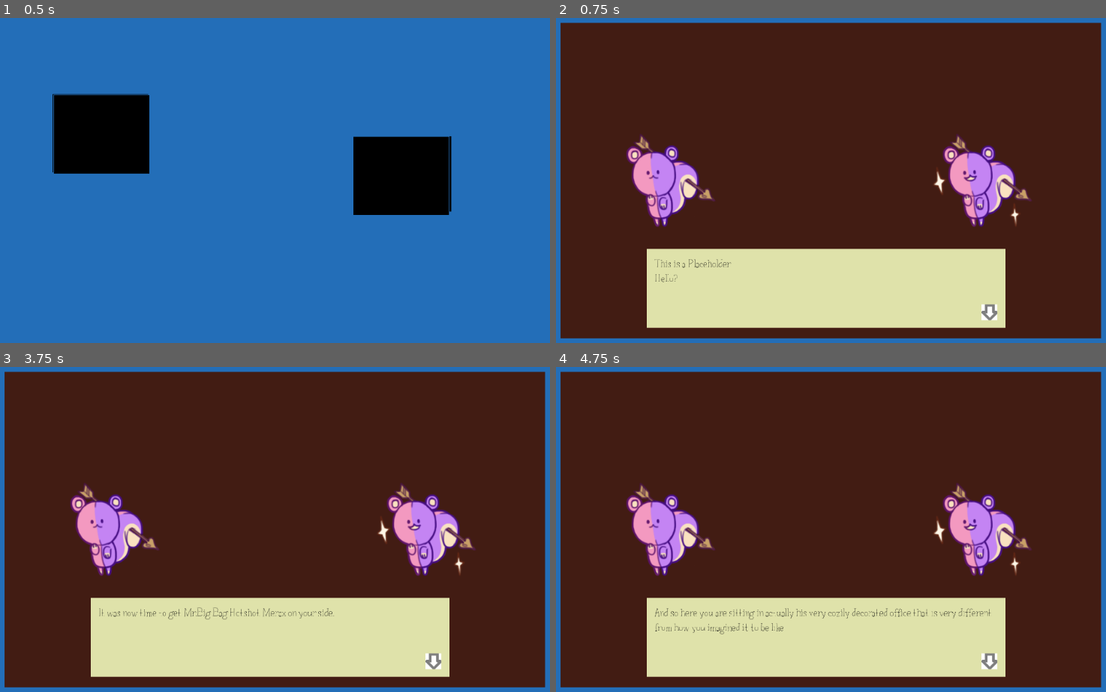
Above: before the commit, frames 1-4 (two rows, left to right).
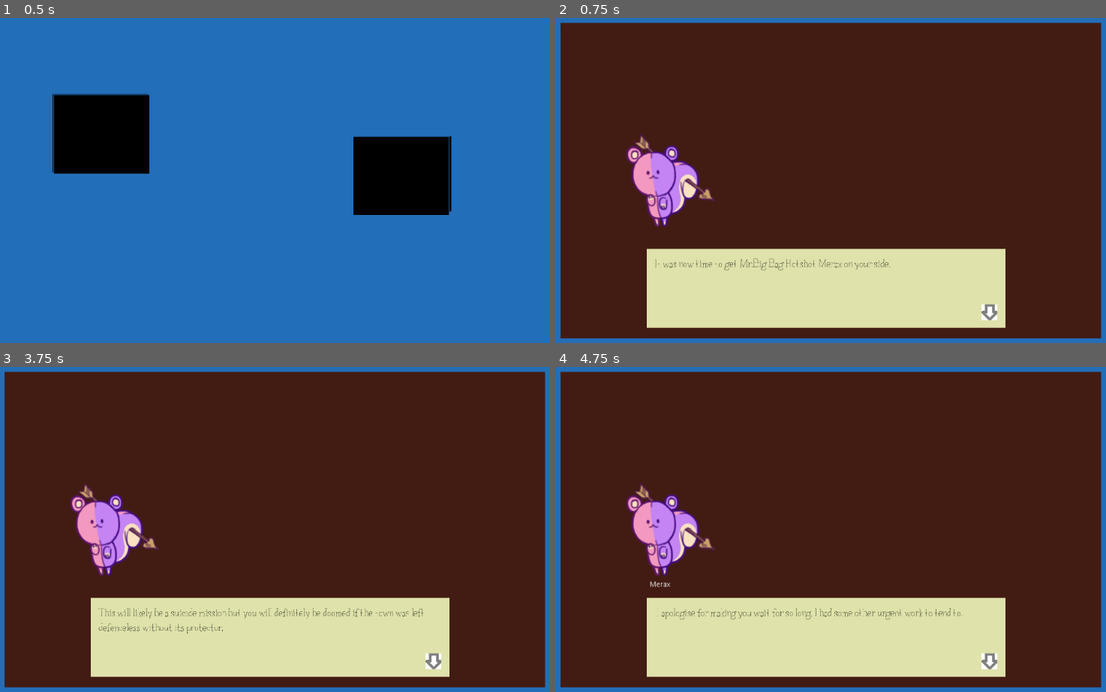
Above: after the commit, the same moments.

Repository: Otwald/WwstH
Game: Godot game, scene res://Root.tscn
Same seed, same stepped clock (60 frames per second), same inputs: the game is played once before the commit and once after it.
Inputs (mouse positions are in pixels of both pictures, inside the frame that each line leads up to):
- Up to frame 1 (0.5 s): no input
- Up to frame 2 (0.75 s): click (655, 135) at 0.5 s
- Up to frame 3 (3.75 s): click (401, 523) at 1.25 s; click (401, 523) at 2 s; click (401, 523) at 2.75 s; tap Enter (ui_accept) at 3.5 s
- Up to frame 4 (4.75 s): tap Enter (ui_accept) at 3.77, 4.25, 4.52 s

Frame 1 is identical in both runs. In frame 2, 2.7% of the frame differs, in the area x 17-87%, y 35-82%; in frame 3, 3.0%; in frame 4, 3.1%, in the area x 17-87%, y 35-83%.

Commit message:
moved scene function to parent class and added way to display speaker name

Diff:
--- a/Character/Merax/Merax.tscn
+++ b/Character/Merax/Merax.tscn
@@ -1,8 +1,5 @@
-[gd_scene load_steps=2 format=2]
-
-[ext_resource path="res://Asset/Character/Manager/Manager_Succeed.png" type="Texture" id=1]
+[gd_scene format=2]
 
 [node name="Merax" type="Node2D"]
 
 [node name="Sprite" type="Sprite" parent="."]
-texture = ExtResource( 1 )
--- a/DialogBox/Dialog.gd
+++ b/DialogBox/Dialog.gd
@@ -5,6 +5,7 @@
 onready var spawns : Array = [$Spawn1.transform, $Spawn2.transform, $Spawn3.transform, $Spawn4.transform];
 onready var text_box : RichTextLabel = $DialogBox/Text;
 onready var choice_box : VBoxContainer = $Choice/Container;
+onready var speaker_box : RichTextLabel = $SpeakerBox/Text;
 
 
 ##TODO remake charakter spawn to fit a json format
@@ -23,15 +24,11 @@
 
 
 func say(text : String):
-	# text_box.scroll_following= true;
-	print(text.length())
-	# text.
 	text_box.text = "";
-	print(text_box.rect_clip_content)
 	text_box.add_text(text);
-	print(text_box.rect_clip_content)
-	# print(text_box.get_content_height())
 
+func set_speaker(content : String)->void:
+	speaker_box.text = content;
 
 func build_choice(line : Dictionary):
 	var counter = 1
@@ -42,7 +39,6 @@
 		counter += 1
 
 func on_choice_found(choice : Dictionary):
-	print(choice)
 	get_parent().on_jump(choice.jump)
 	var to_kill = choice_box.get_children()
 	for node in to_kill:
--- a/DialogBox/Dialog.tscn
+++ b/DialogBox/Dialog.tscn
@@ -92,6 +92,27 @@
 [node name="AnimationPlayer" type="AnimationPlayer" parent="DialogBox/DialogPointer"]
 anims/IDLE = SubResource( 2 )
 
+[node name="SpeakerBox" type="Control" parent="."]
+anchor_left = 0.163
+anchor_top = 0.641
+anchor_right = 0.163
+anchor_bottom = 0.641
+margin_left = 2.088
+margin_top = 13.4
+margin_right = 99.088
+margin_bottom = 35.4
+__meta__ = {
+"_edit_group_": true,
+"_edit_use_anchors_": false
+}
+
+[node name="Text" type="RichTextLabel" parent="SpeakerBox"]
+margin_right = 94.0
+margin_bottom = 29.0
+bbcode_enabled = true
+bbcode_text = "PlaceHolder"
+text = "PlaceHolder"
+
 [node name="Choice" type="Control" parent="."]
 anchor_left = 0.387
 anchor_top = 0.204
--- a/Scene.gd
+++ b/Scene.gd
@@ -4,6 +4,9 @@
 var count : int = 1;
 var progress :bool = false
 var content : Dictionary;
+var character : Dictionary;
+
+onready var root : Node = get_parent()
 
 func _process(_delta):
 	progress = Input.is_action_just_pressed("ui_accept");
@@ -13,7 +16,7 @@
 func play_scene():
 	var line = content[str(count)];
 	if line.is_line:
-		$Dialog.say(line.body);
+		on_say(line.body, line.speaker, line.mood);
 		if line.has('jump'):
 			count = line.jump -1
 	else:
@@ -21,6 +24,11 @@
 	count += 1;
 	progress = false
 
+func on_say(body : String, speaker : String, mood : String) ->void:
+	$Dialog.set_speaker(speaker)
+	if speaker != "":
+		var chara = character[speaker]
+	$Dialog.say(body)
 
 func build_scene(scene)-> Array:
 	var scene_content : Dictionary = load_json(scene);
@@ -48,6 +56,7 @@
 	file.close()
 	return dict
 
-func on_jump(to_jump : int):
+#used to jump to a specific line in a scene dict
+func on_jump(to_jump : int)->void:
 	count = to_jump
 	play_scene()
--- a/Scene1/Scene1.gd
+++ b/Scene1/Scene1.gd
@@ -3,10 +3,6 @@
 
 var manager : Node2D;
 var merax : Node2D;
-
-var chars : Array;
-onready var root : Node = get_parent()
-
 
 
 # Called when the node enters the scene tree for the first time.
@@ -18,3 +14,5 @@
 	merax = loaded_chars[1];
 	manager.visible = true;
 	merax.visible = true;
+	character = {"Merax" : merax, "Manager" : manager}
+	play_scene()
--- a/Scene1/scene1.json
+++ b/Scene1/scene1.json
@@ -80,7 +80,7 @@
     },
     "10": {
       "is_line": true,
-      "speaker": "MC",
+      "speaker": "Manager",
       "mood": "",
       "body": " You get paid for doing this?\n"
     },
@@ -104,7 +104,7 @@
     },
     "14": {
       "is_line": true,
-      "speaker": "MC",
+      "speaker": "Manager",
       "mood": "",
       "body": " I see\u2026\n"
     },
@@ -129,7 +129,7 @@
     },
     "18": {
       "is_line": true,
-      "speaker": "MC",
+      "speaker": "Manager",
       "mood": "",
       "body": " Cookies?\n"
     },
@@ -166,7 +166,7 @@
     },
     "24": {
       "is_line": true,
-      "speaker": "MC",
+      "speaker": "Manager",
       "mood": "",
       "body": " Are you serious?\n"
     },
@@ -185,13 +185,13 @@
     },
     "27": {
       "is_line": true,
-      "speaker": "MC",
+      "speaker": "Manager",
       "mood": "",
       "body": " \"Why would he prepare cookies for me?\"\n"
     },
     "28": {
       "is_line": true,
-      "speaker": "MC",
+      "speaker": "Manager",
       "mood": "",
       "body": " \"I'm his enemy. This does not make sense!\"\n"
     },
@@ -210,13 +210,13 @@
     },
     "31": {
       "is_line": true,
-      "speaker": "MC",
+      "speaker": "Manager",
       "mood": "",
       "body": " They actually look pretty neat.\n"
     },
     "32": {
       "is_line": true,
-      "speaker": "MC",
+      "speaker": "Manager",
       "mood": "",
       "body": " And its perfume seems very familiar, somehow.\n"
     },
@@ -228,7 +228,7 @@
     },
     "34": {
       "is_line": true,
-      "speaker": "MC",
+      "speaker": "Manager",
       "mood": "",
       "body": " I\u2019m not touching these. You could have poisoned them.\n"
     },
@@ -252,7 +252,7 @@
     },
     "38": {
       "is_line": true,
-      "speaker": "MC",
+      "speaker": "Manager",
       "mood": "",
       "body": " Fine, fine I get it\u2026 I\u2019ll take a bite.\n"
     },
@@ -268,7 +268,12 @@
       "mood": "Neutral",
       "body": " But, it is just a bite. I doubt that your stomach is that full.\n"
     },
-    "41": { "is_line": true, "speaker": "MC", "mood": "", "body": " But-\n" },
+    "41": {
+      "is_line": true,
+      "speaker": "Manager",
+      "mood": "",
+      "body": " But-\n"
+    },
     "42": {
       "is_line": true,
       "speaker": "Merax",
@@ -277,13 +282,13 @@
     },
     "43": {
       "is_line": true,
-      "speaker": "MC",
+      "speaker": "Manager",
       "mood": "",
       "body": " \"I think I better have a bite\u2026 It doesn't seem like he will let me get away without tasting the cookies\u2026\"\n"
     },
     "44": {
       "is_line": true,
-      "speaker": "MC",
+      "speaker": "Manager",
       "mood": "",
       "body": " Let me taste this smaller one\u2026\n"
     },
@@ -295,7 +300,7 @@
     },
     "46": {
       "is_line": true,
-      "speaker": "MC",
+      "speaker": "Manager",
       "mood": "",
       "body": " *crunch crunch*\n"
     },
@@ -307,7 +312,7 @@
     },
     "48": {
       "is_line": true,
-      "speaker": "MC",
+      "speaker": "Manager",
       "mood": "",
       "body": " AAAAAAAAAAAH!!!\n"
     },
@@ -319,7 +324,7 @@
     },
     "50": {
       "is_line": true,
-      "speaker": "MC",
+      "speaker": "Manager",
       "mood": "",
       "body": " This cookie!\n"
     },
@@ -331,13 +336,13 @@
     },
     "52": {
       "is_line": true,
-      "speaker": "MC",
+      "speaker": "Manager",
       "mood": "",
       "body": " It is so goood!!!\n"
     },
     "53": {
       "is_line": true,
-      "speaker": "MC",
+      "speaker": "Manager",
       "mood": "",
       "body": " The texture! The amount of chocolate chips! The taste! So good.\n"
     },
@@ -349,25 +354,25 @@
     },
     "55": {
       "is_line": true,
-      "speaker": "MC",
+      "speaker": "Manager",
       "mood": "",
       "body": " Actually, now that I think about it well\u2026 It tastes like my favourite cookies.\n"
     },
     "56": {
       "is_line": true,
-      "speaker": "MC",
+      "speaker": "Manager",
       "mood": "",
       "body": " They are not really on sale but every so often I usually find a red box outside of my place containing them.\n"
     },
     "57": {
       "is_line": true,
-      "speaker": "MC",
+      "speaker": "Manager",
       "mood": "",
       "body": " And for festivities the boxes are even bigger!\n"
     },
     "58": {
       "is_line": true,
-      "speaker": "MC",
+      "speaker": "Manager",
       "mood": "",
       "body": " I never understood who gave them to me though. Neither the sender's name or address is usually written in it.\n"
     },
@@ -379,7 +384,7 @@
     },
     "60": {
       "is_line": true,
-      "speaker": "MC",
+      "speaker": "Manager",
       "mood": "",
       "body": " Wait, you were the one sending them?\n"
     },
@@ -397,7 +402,7 @@
     },
     "63": {
       "is_line": true,
-      "speaker": "MC",
+      "speaker": "Manager",
       "mood": "",
       "body": " But why don't you ever put a card to say it was from you.\n"
     },
@@ -415,7 +420,7 @@
     },
     "66": {
       "is_line": true,
-      "speaker": "MC",
+      "speaker": "Manager",
       "mood": "",
       "body": " I said it earlier! Sorry!\n"
     },
@@ -439,7 +444,7 @@
     },
     "70": {
       "is_line": true,
-      "speaker": "MC",
+      "speaker": "Manager",
       "mood": "",
       "body": " You remember the last joint battle right? Where Esceles kind of got blown away by you and your buddy?\n"
     },
@@ -457,7 +462,7 @@
     },
     "73": {
       "is_line": true,
-      "speaker": "MC",
+      "speaker": "Manager",
       "mood": "",
       "body": " Are you okay buddy?\n"
     },
@@ -469,7 +474,7 @@
     },
     "75": {
       "is_line": true,
-      "speaker": "MC",
+      "speaker": "Manager",
       "mood": "",
       "body": " That event got stuck in Astraea\u2019s mind. She is now thinking of quitting her magical girl job!\n"
     },
@@ -481,7 +486,7 @@
     },
     "77": {
       "is_line": true,
-      "speaker": "MC",
+      "speaker": "Manager",
       "mood": "",
       "body": " What!? The little girl is traumatised. She is so shocked it feels like she lost herself.\n"
     },
@@ -500,7 +505,7 @@
     },
     "80": {
       "is_line": true,
-      "speaker": "MC",
+      "speaker": "Manager",
       "mood": "",
       "body": " If you had not been such a brute this would have never happened!\n"
     },
@@ -516,7 +521,12 @@
       "mood": "Annoyed",
       "body": " Especially when the only thing I did was my job. Is it wrong to earn my living while doing my occupation?\n"
     },
-    "83": { "is_line": true, "speaker": "MC", "mood": "", "body": " But-\n" },
+    "83": {
+      "is_line": true,
+      "speaker": "Manager",
+      "mood": "",
+      "body": " But-\n"
+    },
     "84": {
       "is_line": true,
       "speaker": "Merax",
@@ -531,7 +541,7 @@
     },
     "86": {
       "is_line": true,
-      "speaker": "MC",
+      "speaker": "Manager",
       "mood": "",
       "body": " But this is how it has always been.\n"
     },
@@ -555,7 +565,7 @@
     },
     "90": {
       "is_line": true,
-      "speaker": "MC",
+      "speaker": "Manager",
       "mood": "",
       "body": " \u201cI have no comeback! Dammit!\u201d\n"
     },
@@ -585,13 +595,13 @@
     },
     "95": {
       "is_line": true,
-      "speaker": "MC",
+      "speaker": "Manager",
       "mood": "",
       "body": " Well, you still haven't completely defeated Astraea and conquered the town.\n"
     },
     "96": {
       "is_line": true,
-      "speaker": "MC",
+      "speaker": "Manager",
       "mood": "",
       "body": " And since she will turn the leaf over, it\u2019s not like you will technically be ever able to defeat.\n"
     },
@@ -622,7 +632,7 @@
     },
     "101": {
       "is_line": true,
-      "speaker": "MC",
+      "speaker": "Manager",
       "mood": "",
       "body": " I don\u2019t think seizing a defenceless town would really help the members of your league to take you more seriously.\n"
     },
@@ -634,13 +644,13 @@
     },
     "103": {
       "is_line": true,
-      "speaker": "MC",
+      "speaker": "Manager",
       "mood": "",
       "body": " Just imagine it. People no longer bugging you around and also what about your parents?\n"
     },
     "104": {
       "is_line": true,
-      "speaker": "MC",
+      "speaker": "Manager",
       "mood": "",
       "body": " I bet they would be so proud of their son!\n"
     },
@@ -652,7 +662,7 @@
     },
     "106": {
       "is_line": true,
-      "speaker": "MC",
+      "speaker": "Manager",
       "mood": "",
       "body": " See! So many reasons to help me.\n"
     },
@@ -664,25 +674,25 @@
     },
     "108": {
       "is_line": true,
-      "speaker": "MC",
+      "speaker": "Manager",
       "mood": "",
       "body": " Well, you said that you usually send me cookies for celebrations and other times.\n"
     },
     "109": {
       "is_line": true,
-      "speaker": "MC",
+      "speaker": "Manager",
       "mood": "",
       "body": " I could share them with Astraea who will likely also share with his mother and her best friend.\n"
     },
     "110": {
       "is_line": true,
-      "speaker": "MC",
+      "speaker": "Manager",
       "mood": "",
       "body": " Now if she were to leave the city,it would likely be conquered by you which will very likely to cause me to fade away.\n"
     },
     "111": {
       "is_line": true,
-      "speaker": "MC",
+      "speaker": "Manager",
       "mood": "",
       "body": " And thus you would lose me and also the people Astraea would have shared with. You will have no more people to send your excess cookies too.\n"
     },
@@ -706,7 +716,7 @@
     },
     "115": {
       "is_line": true,
-      "speaker": "MC",
+      "speaker": "Manager",
       "mood": "",
       "body": " But what if they are not cookies enthusiasts like me and actually hate it.\n"
     },
@@ -736,7 +746,7 @@
     },
     "120": {
       "is_line": true,
-      "speaker": "MC",
+      "speaker": "Manager",
       "mood": "",
       "body": " You really are despicable.\n"
     },
@@ -754,7 +764,7 @@
     },
     "123": {
       "is_line": true,
-      "speaker": "MC",
+      "speaker": "Manager",
       "mood": "",
       "body": " What do you want more?\n"
     },
@@ -766,7 +776,7 @@
     },
     "125": {
       "is_line": true,
-      "speaker": "MC",
+      "speaker": "Manager",
       "mood": "",
       "body": " If it is about trying to conquer Anutta then it is a big no.\n"
     },
@@ -784,7 +794,7 @@
     },
     "128": {
       "is_line": true,
-      "speaker": "MC",
+      "speaker": "Manager",
       "mood": "",
       "body": " You dislike grocery shopping?\n"
     },
@@ -814,7 +824,7 @@
     },
     "133": {
       "is_line": true,
-      "speaker": "MC",
+      "speaker": "Manager",
       "mood": "",
       "body": " Wow, that sounds bad. Have you tried shopping online and having them deliver it at your place?\n"
     },
@@ -851,7 +861,7 @@
     },
     "139": {
       "is_line": true,
-      "speaker": "MC",
+      "speaker": "Manager",
       "mood": "",
       "body": " \u201cIf it scares the delivery persons, maybe if you make it less intimidating it will be better?\u201d\n"
     },
@@ -863,7 +873,7 @@
     },
     "141": {
       "is_line": true,
-      "speaker": "MC",
+      "speaker": "Manager",
       "mood": "",
       "body": " What if you just changed jobs then? You seem pretty annoyed by your league.\n"
     },
@@ -883,7 +893,7 @@
       "is_line": true,
       "speaker": "Merax",
       "mood": "Neutral",
-      "body": " I tried many other different occupations such as a postman, a news host on the television and even a waiter at McDonut.\n"
+      "body": " I tried many other different occupations such as a postman, a news host on the television and even a waiter at ManagerDonut.\n"
     },
     "145": {
       "is_line": true,
@@ -893,7 +903,7 @@
     },
     "146": {
       "is_line": true,
-      "speaker": "MC",
+      "speaker": "Manager",
       "mood": "",
       "body": " This is really sad.\n"
     },
@@ -911,7 +921,7 @@
     },
     "149": {
       "is_line": true,
-      "speaker": "MC",
+      "speaker": "Manager",
       "mood": "",
       "body": " Whaaaat!\n"
     },
@@ -929,13 +939,13 @@
     },
     "152": {
       "is_line": true,
-      "speaker": "MC",
+      "speaker": "Manager",
       "mood": "",
       "body": " I\u2019m sorry I guess.\n"
     },
     "153": {
       "is_line": true,
-      "speaker": "MC",
+      "speaker": "Manager",
       "mood": "",
       "body": " It would be your official shopping outfit, where most people would know that you are only coming to town to do your non-evil business.\n"
     },
@@ -953,7 +963,7 @@
     },
     "156": {
       "is_line": true,
-      "speaker": "MC",
+      "speaker": "Manager",
       "mood": "",
       "body": " But it is just an outfit?\n"
     },
@@ -971,7 +981,7 @@
     },
     "159": {
       "is_line": true,
-      "speaker": "MC",
+      "speaker": "Manager",
       "mood": "",
       "body": " \u2026\n"
     },
@@ -983,7 +993,7 @@
     },
     "161": {
       "is_line": true,
-      "speaker": "MC",
+      "speaker": "Manager",
       "mood": "",
       "body": " So\u2026 uh\u2026 Can I count on your support?\n"
     },
@@ -995,7 +1005,7 @@
     },
     "163": {
       "is_line": true,
-      "speaker": "MC",
+      "speaker": "Manager",
       "mood": "",
       "body": " But why not right now?\n"
     },
@@ -1007,7 +1017,7 @@
     },
     "165": {
       "is_line": true,
-      "speaker": "MC",
+      "speaker": "Manager",
       "mood": "",
       "body": " Why don\u2019t you simply cancel the attack?\n"
     },
@@ -1017,7 +1027,12 @@
       "mood": "Neutral",
       "body": " If I do so, I would miss out on the quota of two attacks minimum per week.\n"
     },
-    "167": { "is_line": true, "speaker": "MC", "mood": "", "body": " But-\n" },
+    "167": {
+      "is_line": true,
+      "speaker": "Manager",
+      "mood": "",
+      "body": " But-\n"
+    },
     "168": {
       "is_line": true,
       "speaker": "Merax",
@@ -1057,7 +1072,7 @@
     },
     "174": {
       "is_line": true,
-      "speaker": "MC",
+      "speaker": "Manager",
       "mood": "",
       "body": " I-I think I\u2019m good with the classic ingredients\u2026\n"
     },
@@ -1075,7 +1090,7 @@
     },
     "177": {
       "is_line": true,
-      "speaker": "MC",
+      "speaker": "Manager",
       "mood": "",
       "body": " You know i\u2019m in a very tough sp-\n"
     },
@@ -1085,7 +1100,12 @@
       "mood": "Neutral",
       "body": " No.\n"
     },
-    "179": { "is_line": true, "speaker": "MC", "mood": "", "body": "  Bu-\n" },
+    "179": {
+      "is_line": true,
+      "speaker": "Manager",
+      "mood": "",
+      "body": "  Bu-\n"
+    },
     "180": {
       "is_line": true,
       "speaker": "Merax",
@@ -1094,13 +1114,13 @@
     },
     "181": {
       "is_line": true,
-      "speaker": "MC",
+      "speaker": "Manager",
       "mood": "",
       "body": " \u2026\n"
     },
     "182": {
       "is_line": true,
-      "speaker": "MC",
+      "speaker": "Manager",
       "mood": "",
       "body": " Well I hope your next batch of cookies turn out wrong!\n"
     },
@@ -1112,7 +1132,7 @@
     },
     "184": {
       "is_line": true,
-      "speaker": "MC",
+      "speaker": "Manager",
       "mood": "",
       "body": " I\u2019M NOT A RAT!\n"
     },
@@ -1136,13 +1156,13 @@
     },
     "188": {
       "is_line": true,
-      "speaker": "MC",
+      "speaker": "Manager",
       "mood": "",
       "body": " It\u2019s cool\u2026 The whole town is my family.\n"
     },
     "189": {
       "is_line": true,
-      "speaker": "MC",
+      "speaker": "Manager",
       "mood": "",
       "body": " \u201cBut It sure does feel like I\u2019m the neglected middle kid.\u201d\n"
     },
